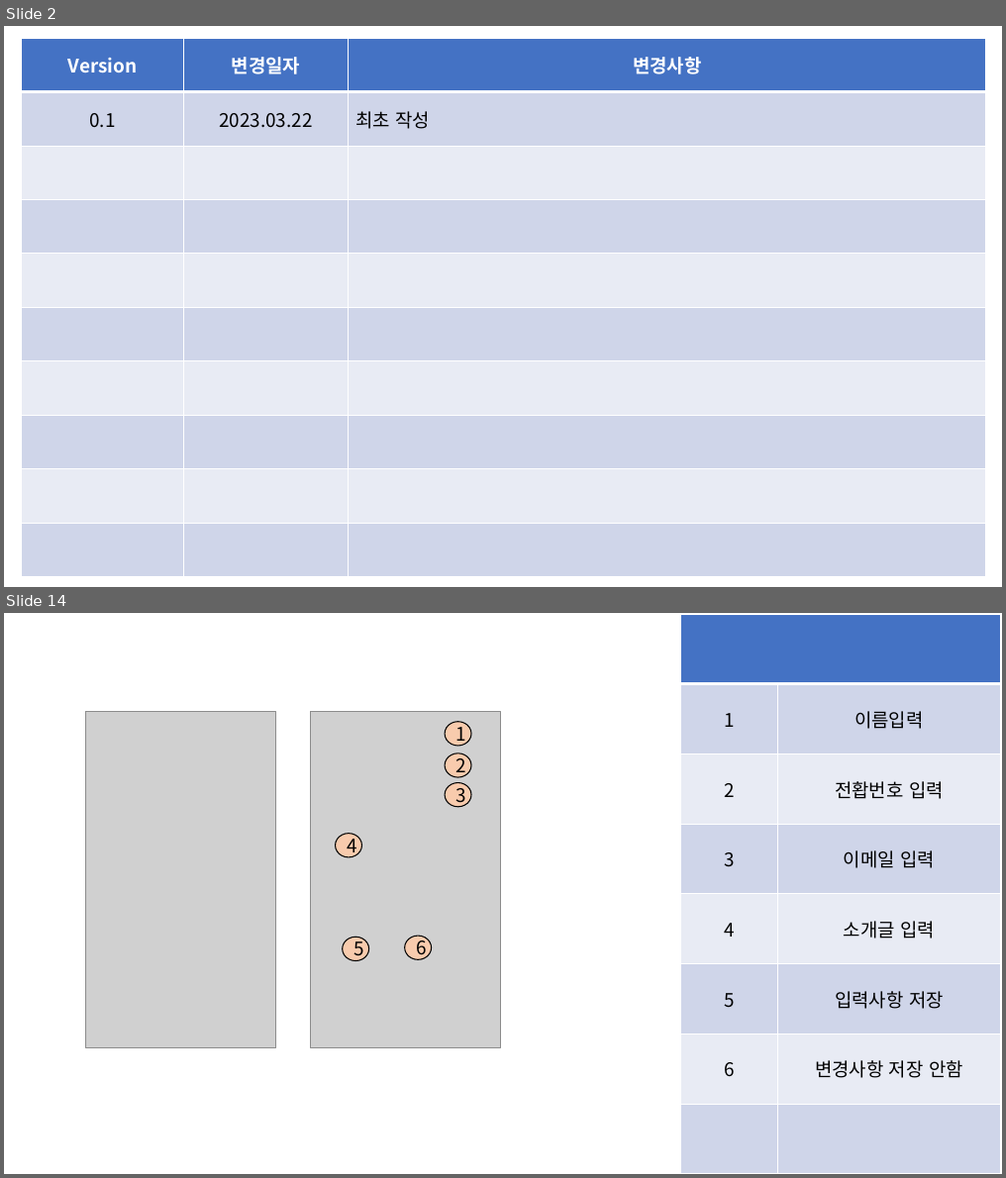
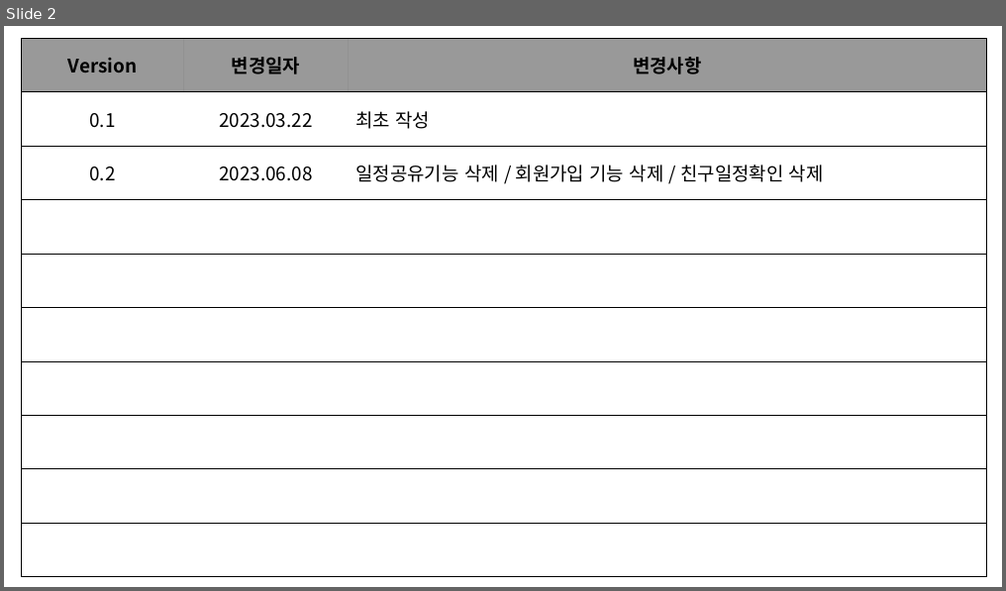
Before and after one commit to chamsaegugu9/hello_flutter, a slide deck: 앱기획.pptx. Shown one above the other, each under a label of ours: slides 2 and 14 before the commit, slide 2 after it; the slides between them are not shown. The pictures are 1006x1178 and 1006x591 pixels, drawn with LibreOffice and Linux fonts; fonts in the diff are those of the drawing; grey boxes stand for pictures. Boxes give left, top, right and bottom in pixels: in the first picture for what was removed or moved away, otherwise in the second. Text is boxed around its words. In the diff, an @@ line names an element or a change of style, - is before the commit and + after.

```diff
--- a/앱기획.pptx
+++ b/앱기획.pptx
@@ slide 14 removed at box(4, 613, 1002, 1174), background #FFFFFF @@
@@ table removed at box(681, 615, 1000, 1174), 8 rows, 2 columns @@
- | 
-1 | 이름입력
-2 | 전홥번호 입력
-3 | 이메일 입력
-4 | 소개글 입력
-5 | 입력사항 저장
-6 | 변경사항 저장 안함
- | 
@@ picture removed at box(85, 711, 275, 1048) @@
@@ picture removed at box(311, 711, 500, 1048) @@
@@ ellipse removed at box(445, 722, 472, 746) @@
-1
@@ ellipse removed at box(445, 754, 472, 777) @@
-2
@@ ellipse removed at box(445, 783, 472, 807) @@
-3
@@ ellipse removed at box(336, 834, 362, 858) @@
-4
@@ ellipse removed at box(343, 937, 369, 961) @@
-5
@@ ellipse removed at box(405, 936, 432, 959) @@
-6
@@ slide 2 changed as well @@
@@ table at box(21, 38, 985, 577) @@
+row 3: 0.2 | 2023.06.08 | 일정공유기능 삭제 / 회원가입 기능 삭제 / 친구일정확인 삭제
-row 10:  |  | 
@@ fill #4472C4 to #000000 at 40% opacity in row 1 @@
@@ fill #CFD5EA to none in 11 cells @@
@@ fill #E9EBF5 to none in 12 cells @@
@@ text colour #FFFFFF to #000000 in "Version", "변경일자", "변경사항" @@
@@ borders changed @@
```
Also in this commit, not shown: 4 slides added, 20 other slides removed, 8 other files.
